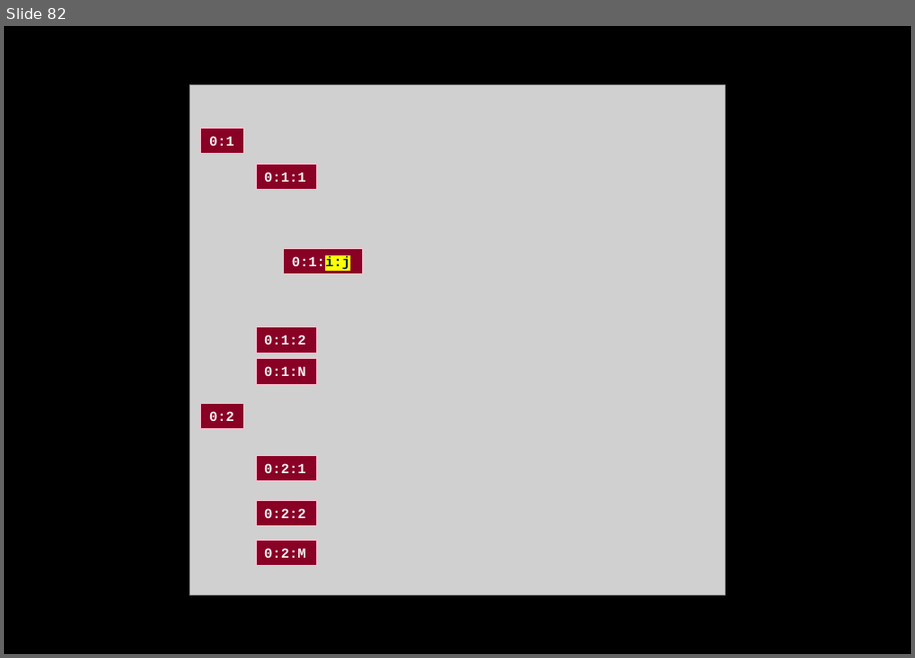
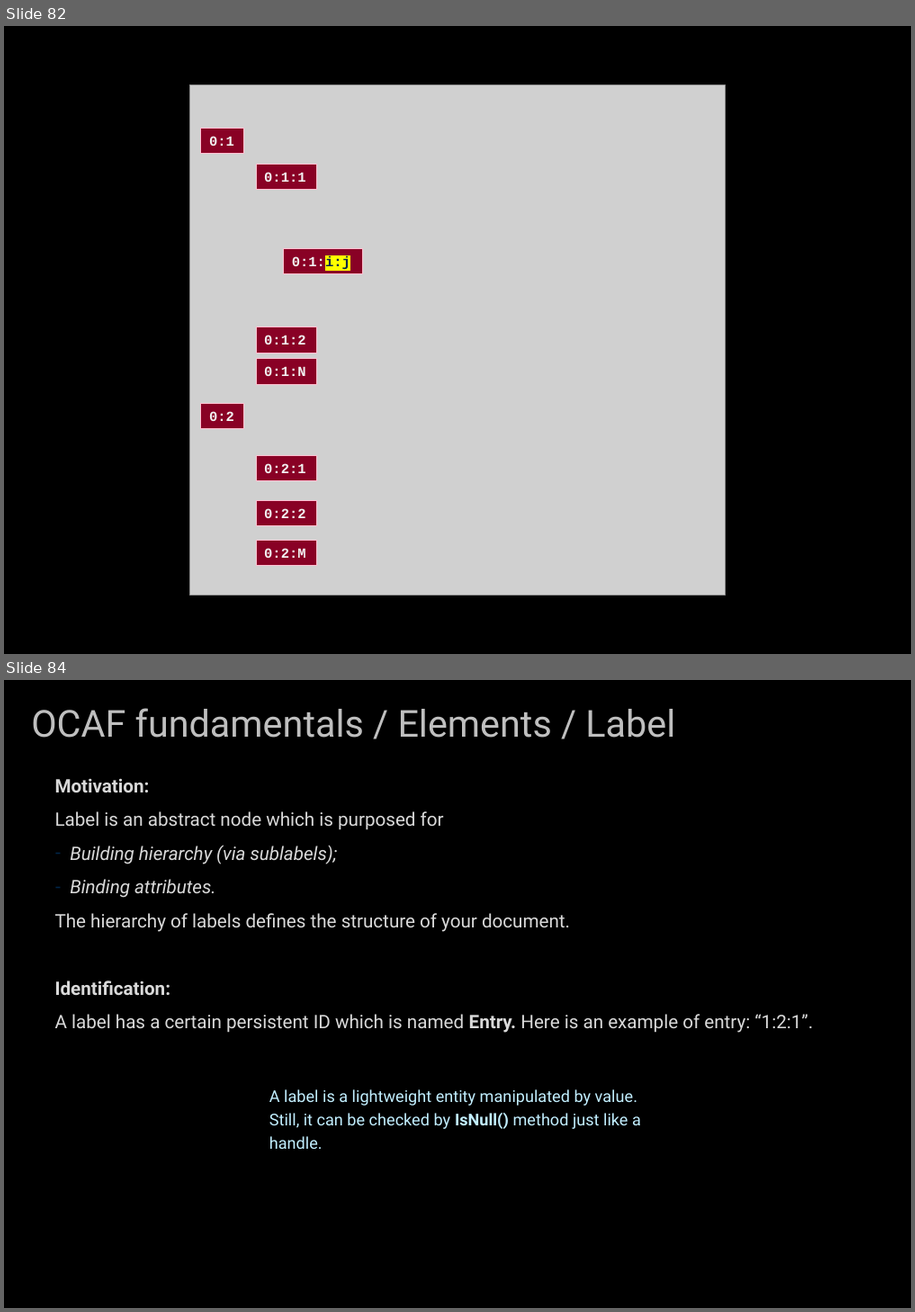
Before and after one commit to ninjacoderz/OCCT-Lessions, a slide deck: docs/02_OpenCascade_OCAF.pptx. Shown one above the other, each under a label of ours: slide 82 before the commit, slides 82 and 84 after it; the slides between them are not shown. The pictures are 915x658 and 915x1312 pixels, drawn with LibreOffice and Linux fonts; fonts in the diff are those of the drawing; grey boxes stand for pictures. Boxes give left, top, right and bottom in pixels: in the first picture for what was removed or moved away, otherwise in the second. Text is boxed around its words. In the diff, an @@ line names an element or a change of style, - is before the commit and + after.

```diff
--- a/docs/02_OpenCascade_OCAF.pptx
+++ b/docs/02_OpenCascade_OCAF.pptx
@@ slide 84 added at [4, 680, 911, 1308], background #000000 @@
@@ title added at [31, 708, 675, 738], 32 pt, text #BFBFBF @@
+OCAF fundamentals / Elements / Label
@@ text added at [55, 778, 813, 1033], 16 pt, text #D9D9D9 @@
+Motivation:
+Label is an abstract node which is purposed for
+– Building hierarchy (via sublabels);
+– Binding attributes.
+The hierarchy of labels defines the structure of your document.
+Identification:
+A label has a certain persistent ID which is named Entry. Here is an example of entry: “1:2:1”.
@@ text added at [270, 1090, 641, 1149], 14 pt, text #C2EFFF @@
+A label is a lightweight entity manipulated by value. Still, it can be checked by IsNull() method just like a handle.
```
Also in this commit, not shown: 11 other slides added, 1 other file.
